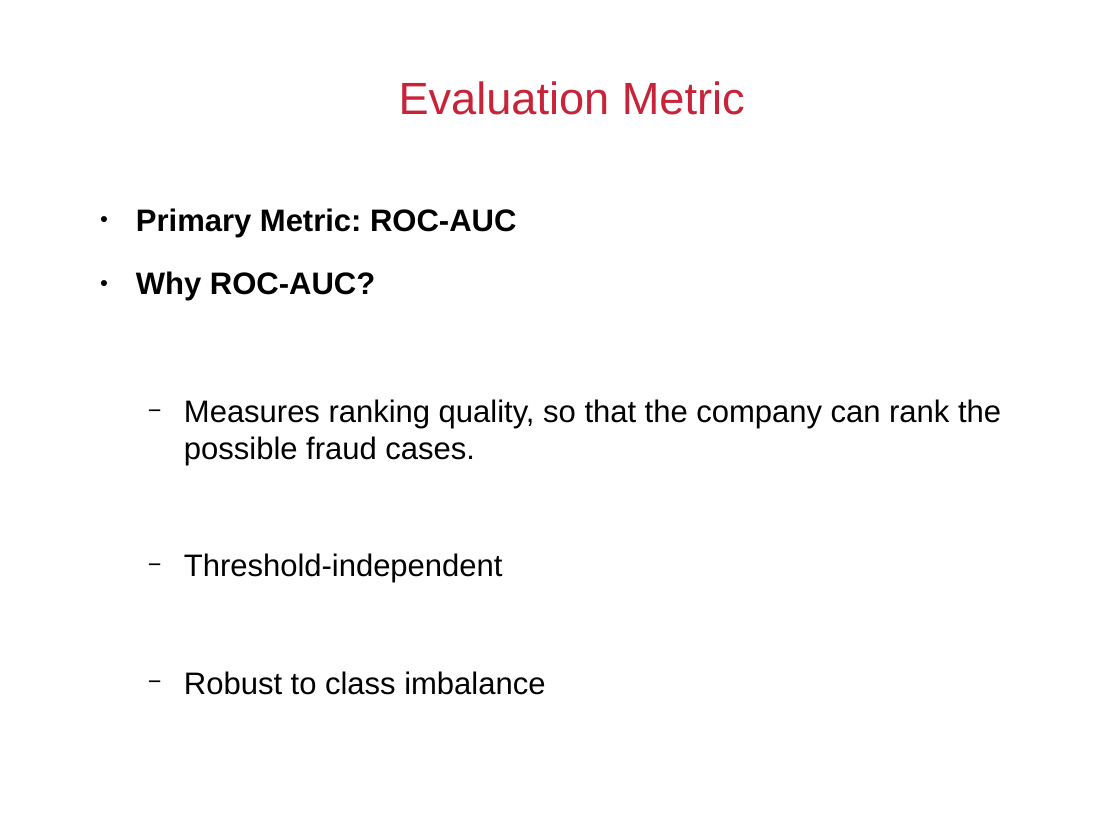
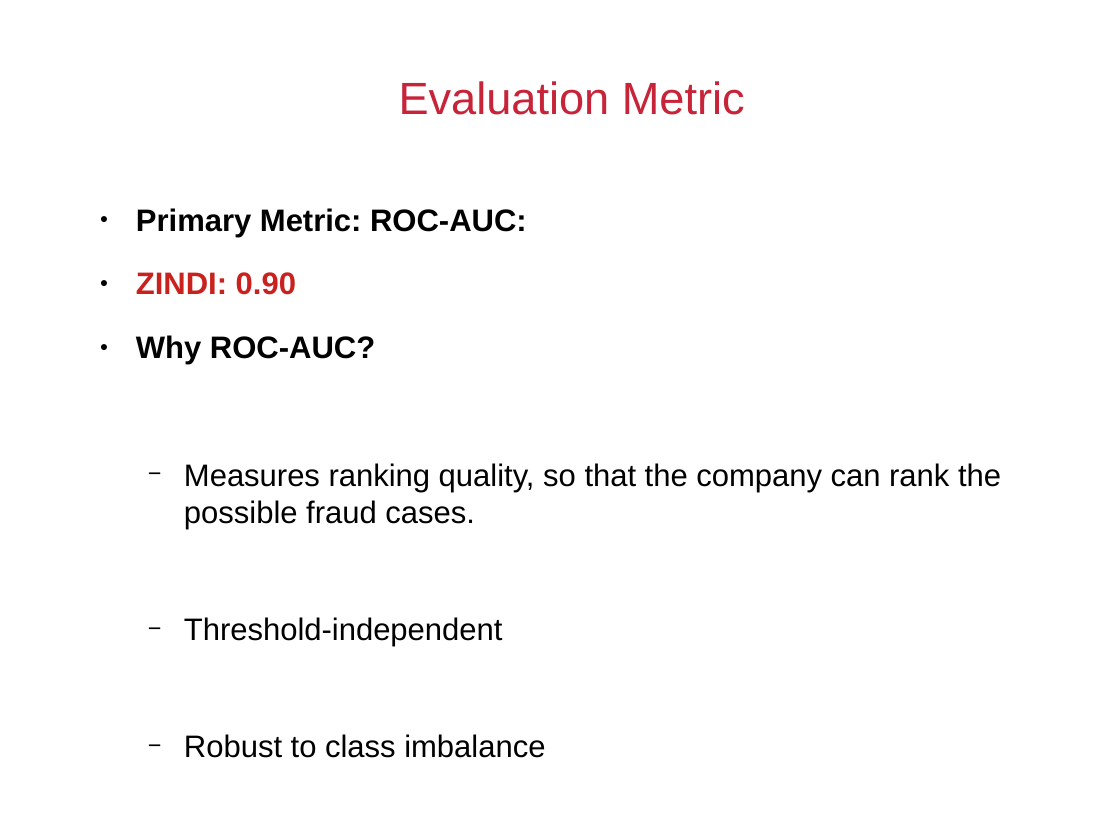
Before and after one commit to ozzienobayrak/fraud_detection_gas_electricity, a slide deck: slide 15 of Fraud_detection_presentation.odp (slide 8 before the commit). Drawn at 1120x840 pixels with LibreOffice and Linux fonts; fonts in the diff are those of the drawing; background and template pictures are left out. Boxes give left, top, right and bottom in pixels: in the first picture for what was removed or moved away, otherwise in the second. Text is boxed around its words. In the diff, an @@ line names an element or a change of style, - is before the commit and + after.

```diff
--- a/Fraud_detection_presentation.odp
+++ b/Fraud_detection_presentation.odp
@@ text at <box>136,208,527,295</box>: text changed @@
-● Primary Metric: ROC-AUC
+● Primary Metric: ROC-AUC:
+● ZINDI: 0.90
```
Also in this commit, not shown: 6 other slides changed, 5 slides added, 1 slide removed, 4 other files.
